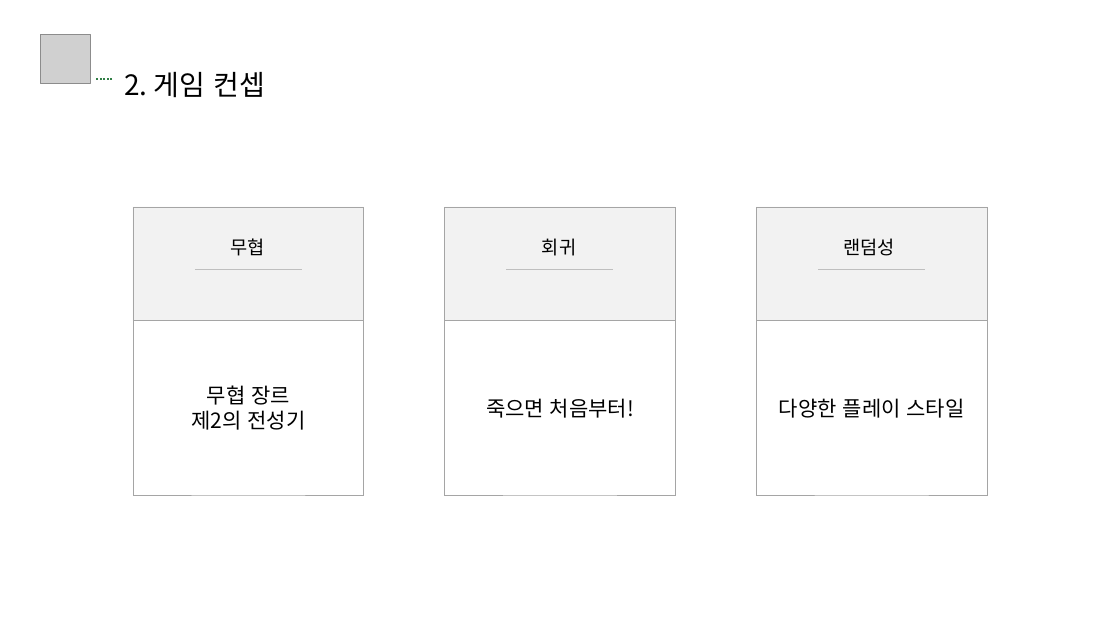
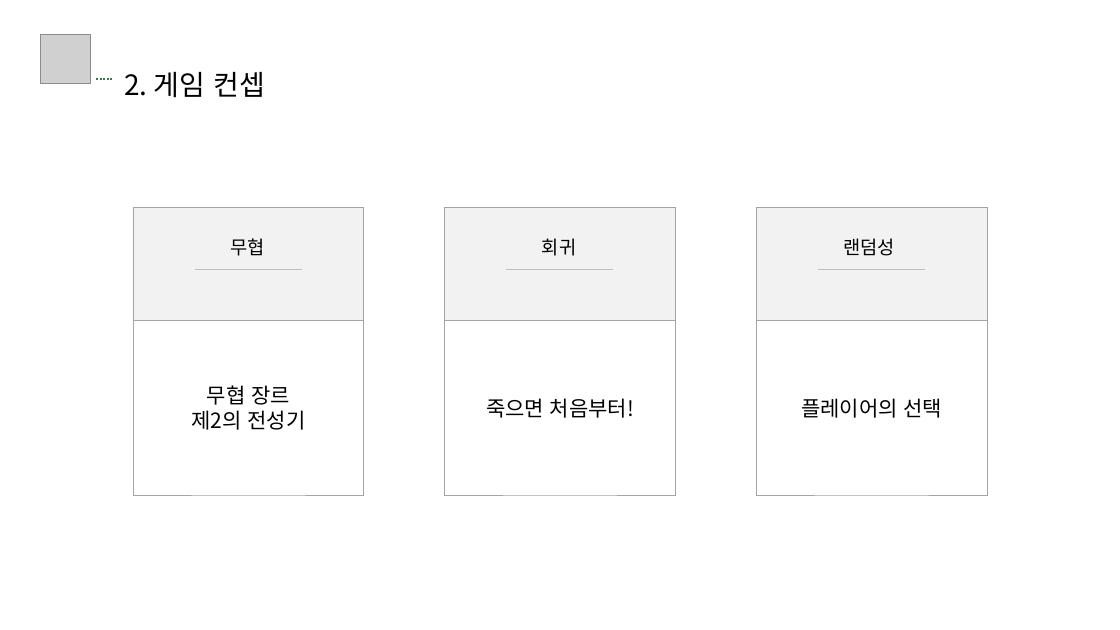
Before and after one commit to jk-Nam/Example_1stRepository, a slide deck: slide 6 of 게임 기획서 남준구.pptx. Drawn at 1120x630 pixels with LibreOffice and Linux fonts; fonts in the diff are those of the drawing; grey boxes stand for pictures. Boxes give left, top, right and bottom in pixels: in the first picture for what was removed or moved away, otherwise in the second. Text is boxed around its words. In the diff, an @@ line names an element or a change of style, - is before the commit and + after.

```diff
--- a/게임 기획서 남준구.pptx
+++ b/게임 기획서 남준구.pptx
@@ text in rectangle at bbox=[801, 398, 943, 418]: text changed @@
-다양한 플레이 스타일
+플레이어의 선택
```
Also in this commit, not shown: 7 other slides changed, 2 slides added, 4 slides removed.
